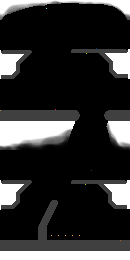
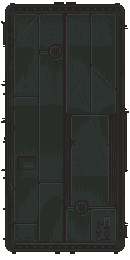
The second w=130, h=260 image is a revision of the first. Changes to its layers:
hid "greenhouse.png copy", opacity 100% → 26% over box(0, 0, 130, 254)
added layer "background" above "background copy" over box(1, 2, 129, 254)
